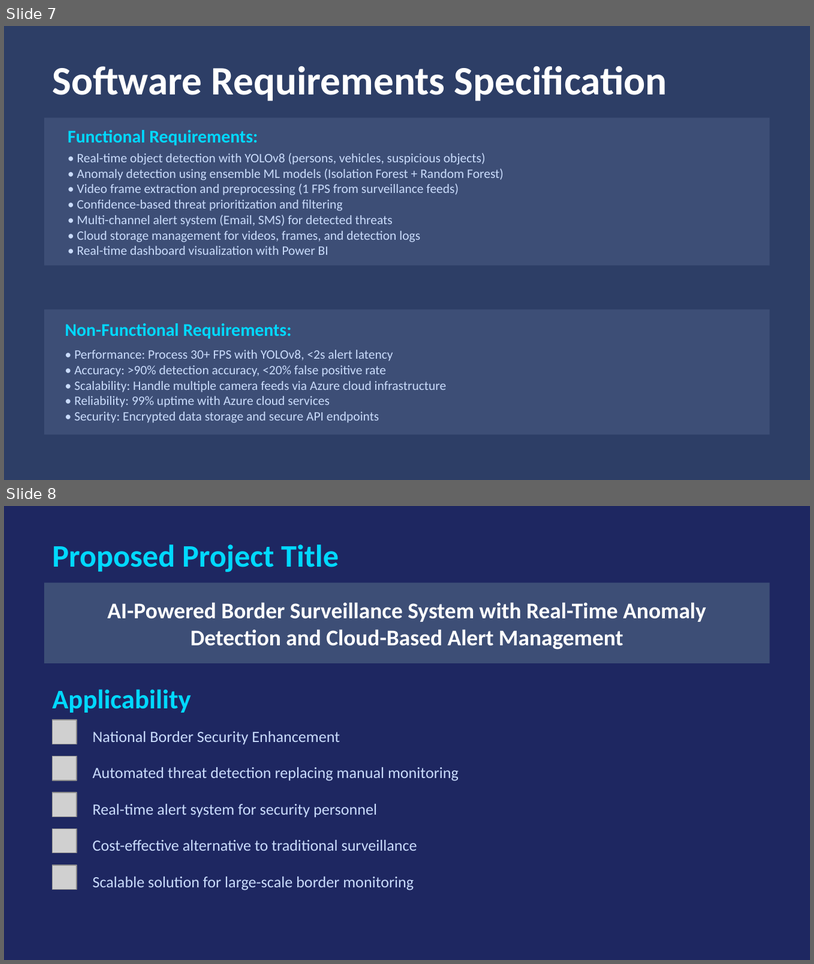
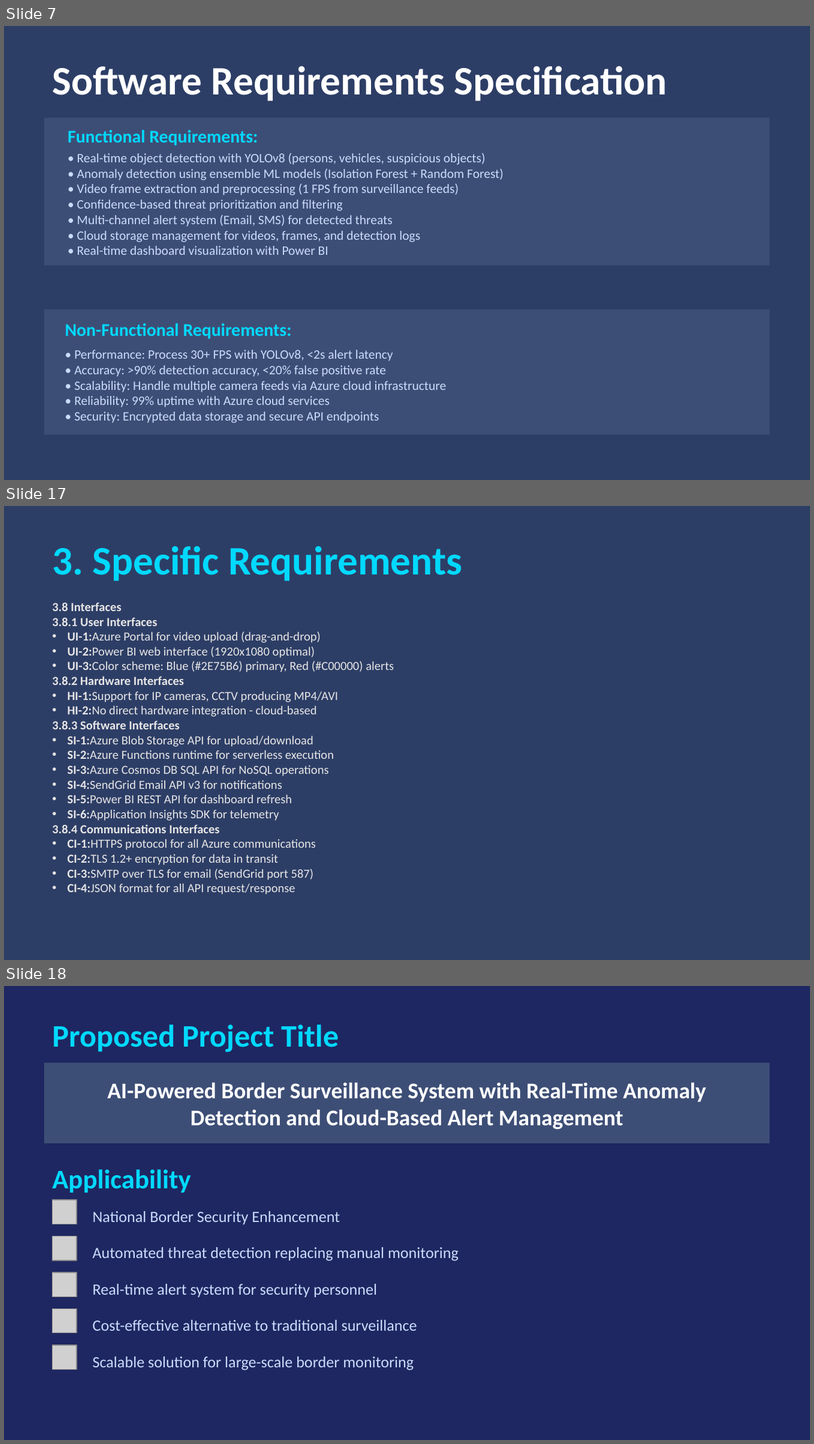
Before and after one commit to jainilgupta02/jay-gupta-ms-elevate-internship, a slide deck: Project/Border_Defence_Presentation.pptx. Shown one above the other, each under a label of ours: slides 7 and 8 before the commit, slides 7, 17 and 18 after it; the slides between them are not shown. The pictures are 814x964 and 814x1444 pixels, drawn with LibreOffice and Linux fonts; fonts in the diff are those of the drawing; grey boxes stand for pictures. Boxes give left, top, right and bottom in pixels: in the first picture for what was removed or moved away, otherwise in the second. Text is boxed around its words. In the diff, an @@ line names an element or a change of style, - is before the commit and + after.

```diff
--- a/Project/Border_Defence_Presentation.pptx
+++ b/Project/Border_Defence_Presentation.pptx
@@ slide 17 added at (x1=4, y1=506, x2=810, y2=960), background #2D3E66 @@
@@ text added at (x1=52, y1=546, x2=462, y2=581), 36 pt, text #00D9FF, bold @@
+3. Specific Requirements
@@ text added at (x1=52, y1=602, x2=394, y2=894), 11 pt, text #E7E6E6 @@
+3.8 Interfaces
+3.8.1 User Interfaces
+• UI-1:Azure Portal for video upload (drag-and-drop)
+• UI-2:Power BI web interface (1920x1080 optimal)
+• UI-3:Color scheme: Blue (#2E75B6) primary, Red (#C00000) alerts
+3.8.2 Hardware Interfaces
+• HI-1:Support for IP cameras, CCTV producing MP4/AVI
+• HI-2:No direct hardware integration - cloud-based
+3.8.3 Software Interfaces
+• SI-1:Azure Blob Storage API for upload/download
+• SI-2:Azure Functions runtime for serverless execution
+• SI-3:Azure Cosmos DB SQL API for NoSQL operations
+• SI-4:SendGrid Email API v3 for notifications
+• SI-5:Power BI REST API for dashboard refresh
+• SI-6:Application Insights SDK for telemetry
+3.8.4 Communications Interfaces
+• CI-1:HTTPS protocol for all Azure communications
+• CI-2:TLS 1.2+ encryption for data in transit
+• CI-3:SMTP over TLS for email (SendGrid port 587)
+• CI-4:JSON format for all API request/response
@@ what was slide 8 is now slide 18 @@
```
Also in this commit, not shown: 9 other slides added, 14 other files.
